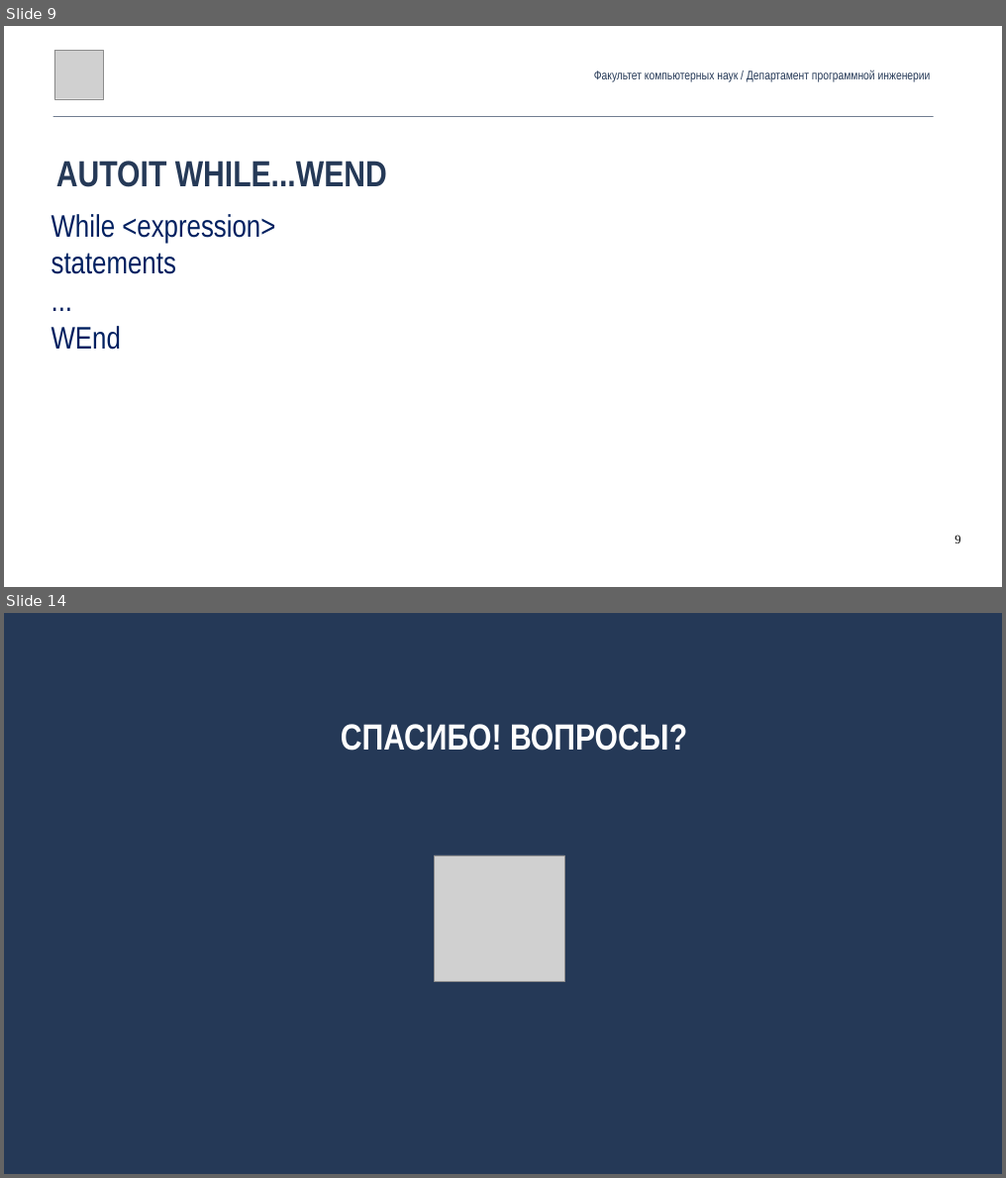
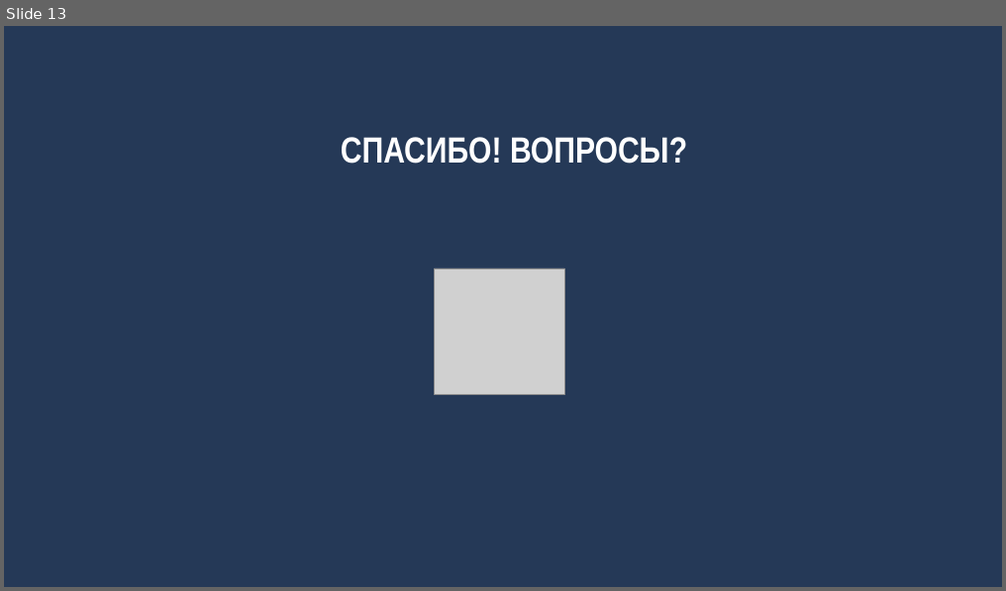
Before and after one commit to andrewt0301/qa-testing-course, a slide deck: seminars/seminar09/Seminar09.pptx. Shown one above the other, each under a label of ours: slides 9 and 14 before the commit, slide 13 after it; the slides between them are not shown. The pictures are 1006x1178 and 1006x591 pixels, drawn with LibreOffice and Linux fonts; fonts in the diff are those of the drawing; grey boxes stand for pictures. Boxes give left, top, right and bottom in pixels: in the first picture for what was removed or moved away, otherwise in the second. Text is boxed around its words. In the diff, an @@ line names an element or a change of style, - is before the commit and + after.

```diff
--- a/seminars/seminar09/Seminar09.pptx
+++ b/seminars/seminar09/Seminar09.pptx
@@ slide 9 removed at [4,26,1002,587], background #FFFFFF @@
@@ picture removed at [54,50,103,99] @@
@@ text removed at [594,70,931,82] @@
-Факультет компьютерных наук / Департамент программной инженерии
@@ line removed from (54, 116) to (933, 116) @@
@@ text removed at [56,161,387,187] @@
-AUTOIT WHILE...WEND
@@ text removed at [52,214,275,350] @@
-While <expression>
-statements
-...
-WEnd
@@ page number removed at [954,535,960,544] @@
-9
@@ what was slide 14 is now slide 13 @@
```
Also in this commit, not shown: 7 slides changed, 5 slides added, 5 other slides removed, 1 other file.
